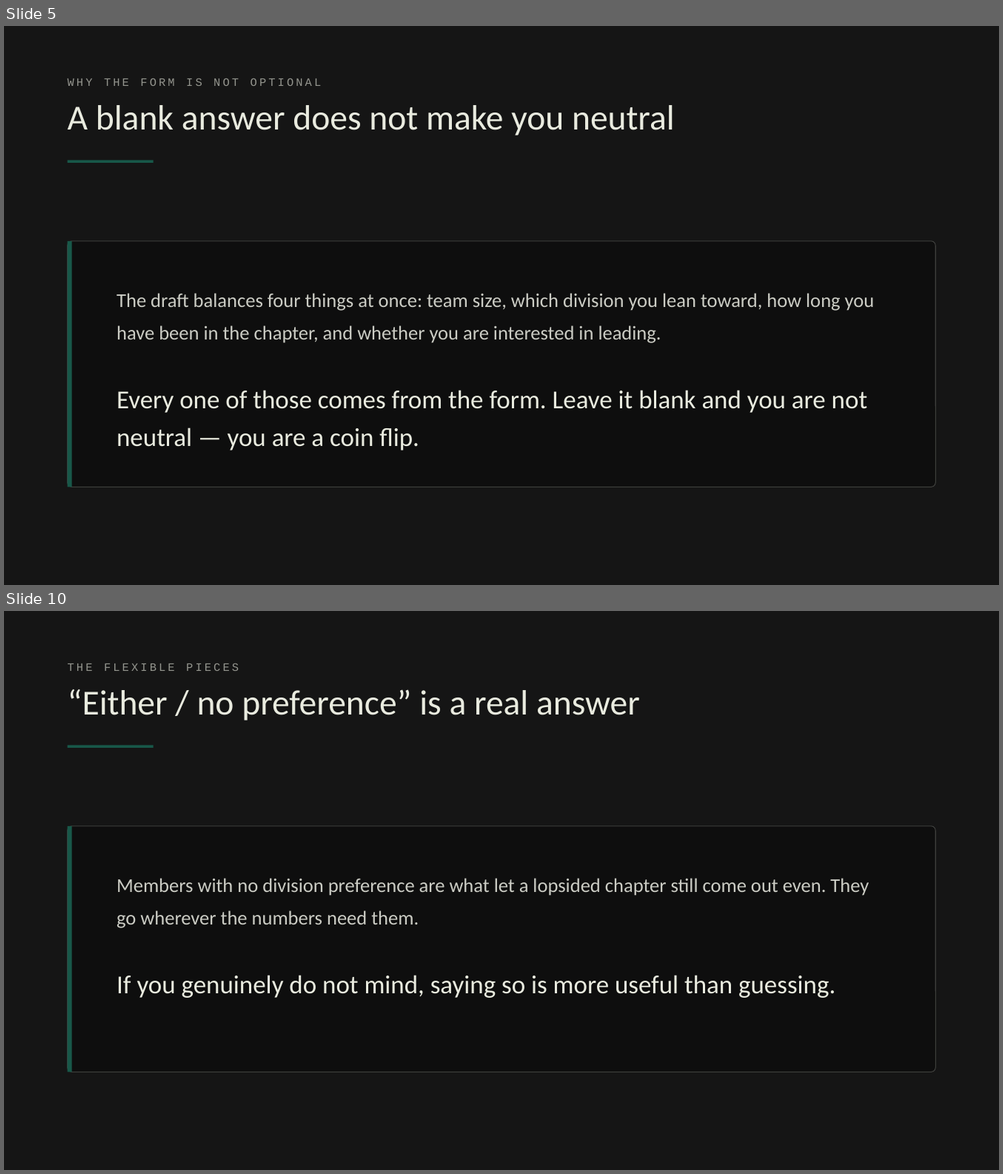
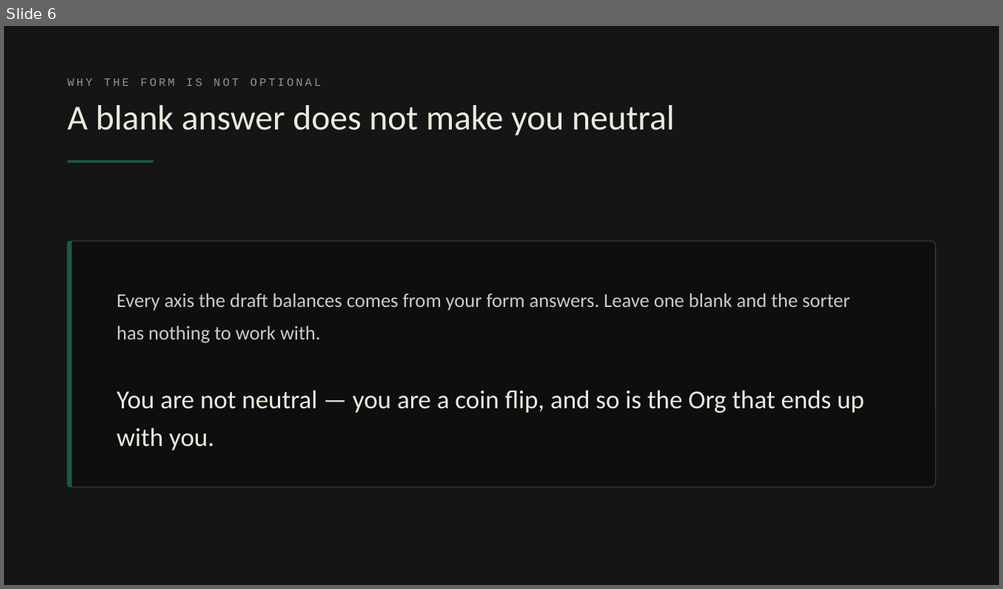
Before and after one commit to Slifronic/org-draft, a slide deck: slides/PBL-orientation.pptx. Shown one above the other, each under a label of ours: slides 5 and 10 before the commit, slide 6 after it; the slides between them are not shown. The pictures are 1003x1174 and 1003x589 pixels, drawn with LibreOffice and Linux fonts; fonts in the diff are those of the drawing. Boxes give left, top, right and bottom in pixels: in the first picture for what was removed or moved away, otherwise in the second. Text is boxed around its words. In the diff, an @@ line names an element or a change of style, - is before the commit and + after.

```diff
--- a/slides/PBL-orientation.pptx
+++ b/slides/PBL-orientation.pptx
@@ slide 10 removed at (4, 611, 999, 1170), background #151515 @@
@@ text removed at (68, 664, 239, 671) @@
-THE FLEXIBLE PIECES
@@ text removed at (68, 689, 640, 721) @@
-“Either / no preference” is a real answer
@@ rectangle removed at (68, 745, 153, 749) @@
@@ rounded rectangle removed at (68, 826, 935, 1072) @@
@@ rectangle removed at (68, 826, 72, 1072) @@
@@ text removed at (116, 878, 868, 928) @@
-Members with no division preference are what let a lopsided chapter still come out even. They go wherever the numbers need them.
@@ text removed at (116, 975, 835, 998) @@
-If you genuinely do not mind, saying so is more useful than guessing.
@@ what was slide 5 is now slide 6 @@
@@ slide 6 changed as well @@
@@ text at (116, 293, 850, 343): text changed @@
-The draft balances four things at once: team size, which division you lean toward, how long you have been in the chapter, and whether you are interested in leading.
+Every axis the draft balances comes from your form answers. Leave one blank and the sorter has nothing to work with.
@@ text at (116, 390, 864, 451): text changed @@
-Every one of those comes from the form. Leave it blank and you are not neutral — you are a coin flip.
+You are not neutral — you are a coin flip, and so is the Org that ends up with you.
```
Also in this commit, not shown: 7 other slides changed, 8 slides added, 7 other slides removed, 4 other files.
